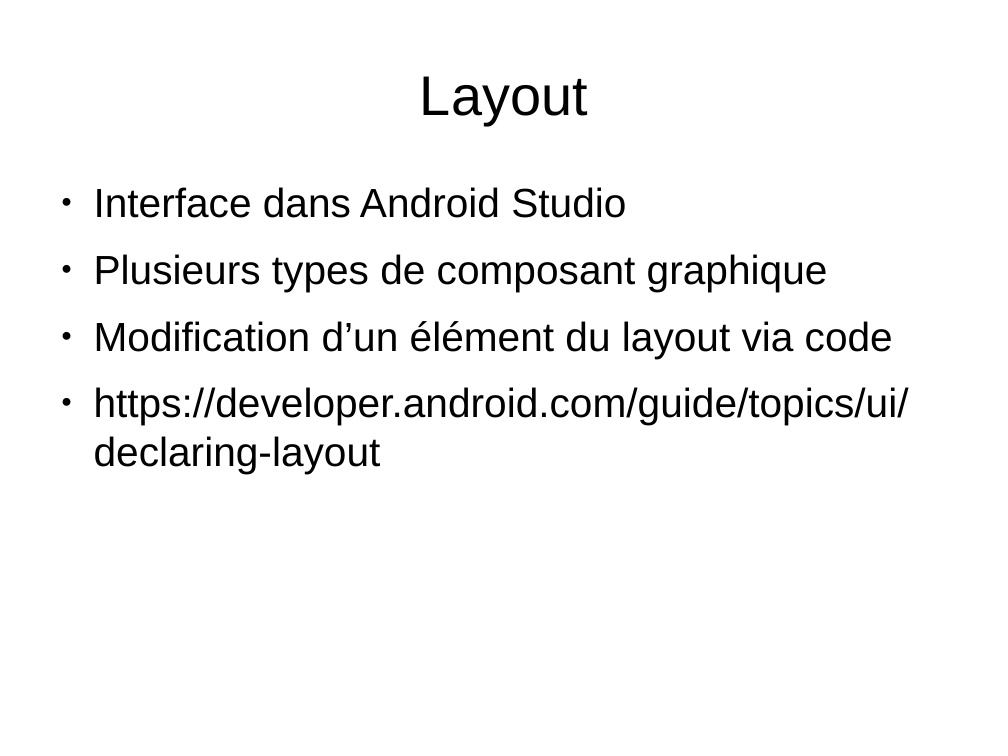
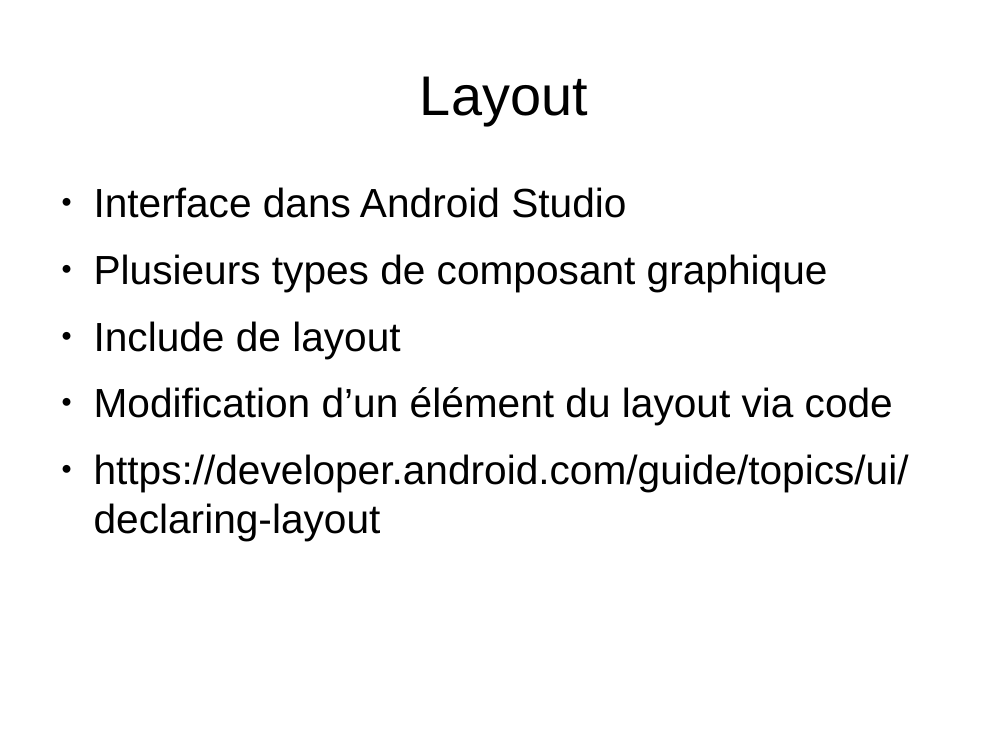
Before and after one commit to perarnaudalain/formationandroid, a slide deck: slide 4 of formation.odp. Drawn at 1008x756 pixels with LibreOffice and Linux fonts; fonts in the diff are those of the drawing. Boxes give left, top, right and bottom in pixels: in the first picture for what was removed or moved away, otherwise in the second. Text is boxed around its words. In the diff, an @@ line names an element or a change of style, - is before the commit and + after.

Commit message:
mise à jour de la formation sur les layouts

```diff
--- a/formation.odp
+++ b/formation.odp
@@ text at bbox=[94, 321, 400, 358]: paragraph added @@
+● Include de layout
```
Also in this commit, not shown: 3 other files.
